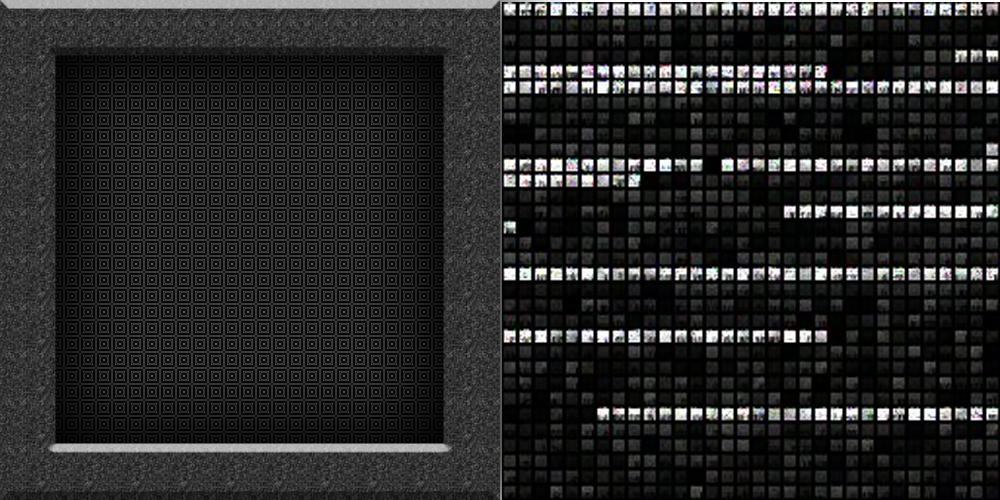
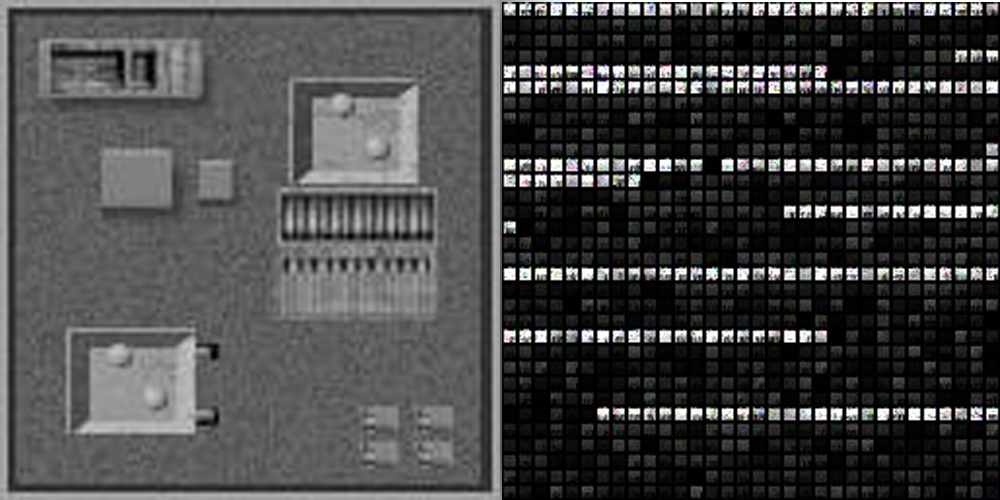
Layer changes from the first 1000px x 500px image to the second:
added layer "Layer 4" above "Layer 1 copy" over (x1=0, y1=0, x2=500, y2=500)
